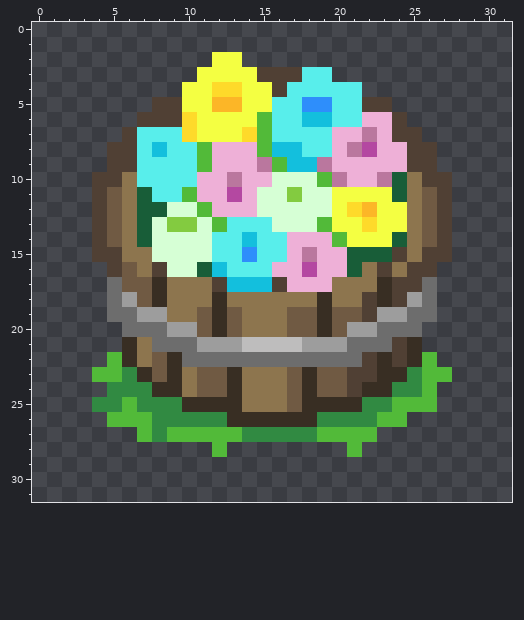
Edited in one commit: pixel-art sprite (sandbox/chrono/res/objects/overworld/flower_pot_01.png). That is the earlier state.
The file is 32x32 pixels. Colours within 5 levels of each other are drawn and written as one.
Now the later version:
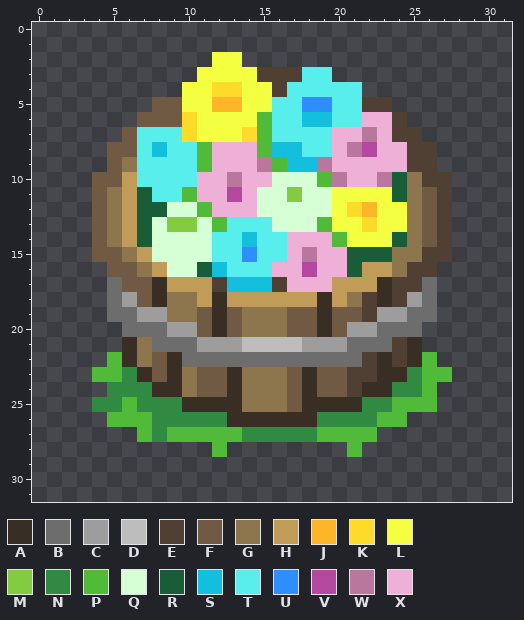
Palette (. is transparent): A #382e23  B #6d6d6d  C #9d9d9d  D #bebdbd  E #504034  F #705a43  G #8d754e  H #c19b58  J #fcb627  K #feda2a  L #f4ff42  M #83cb40  N #318a42  P #52ba39  Q #d6ffd5  R #185d38  S #13bfdd  T #58eeeb  U #2e8efb  V #b448a1  W #ba779e  X #eeb0d7
From old to new:
The author changed colour E to colour F in row 5 at x 8 to 9; in row 6 at x 7 to 9; in row 7 at x 6; in row 8 at x 5 to 6; in row 9 at x 5; in row 10 at x 4 to 5.
The author changed colour E to colour F in rows 11 to 14 at x 4; in row 15 at x 4 to 5; in row 16 at x 5.
The author changed colour E to colour G in row 9 at x 6; in row 15 at x 24.
The author changed colour F to colour G in rows 11 to 14 at x 5.
The author changed colour E to colour H in row 16 at x 8 and 23.
The author changed colour G to colour H in rows 10 to 14 at x 6; in row 15 at x 7; in row 16 at x 22; in row 17 at x 9 to 11 and 20 to 22; in row 18 at x 11, 13 to 18 and 20.
Boxes around the changes in both pictures, in picture pixels (x1, y1, x2, y2):
changed: (92, 97, 407, 307)
